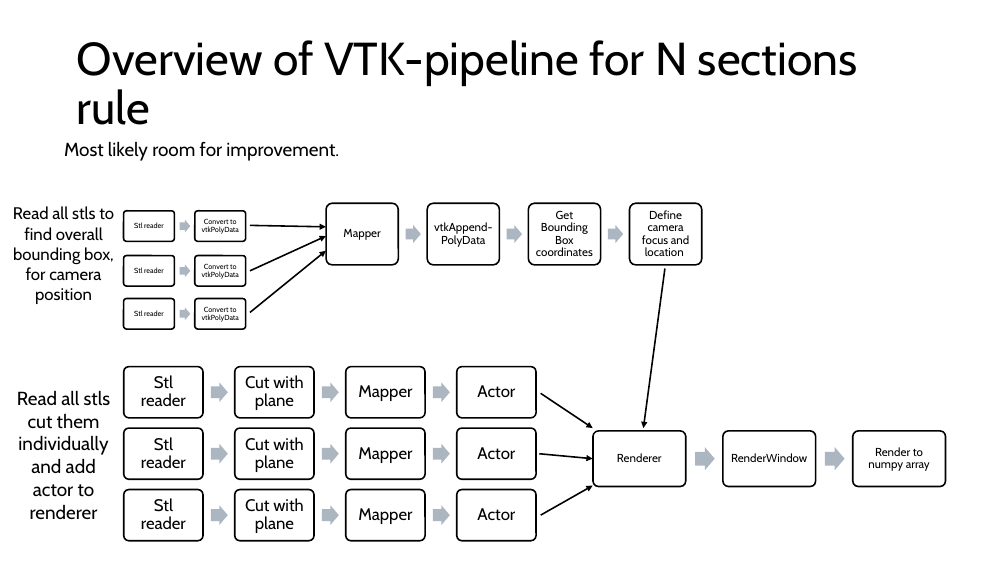
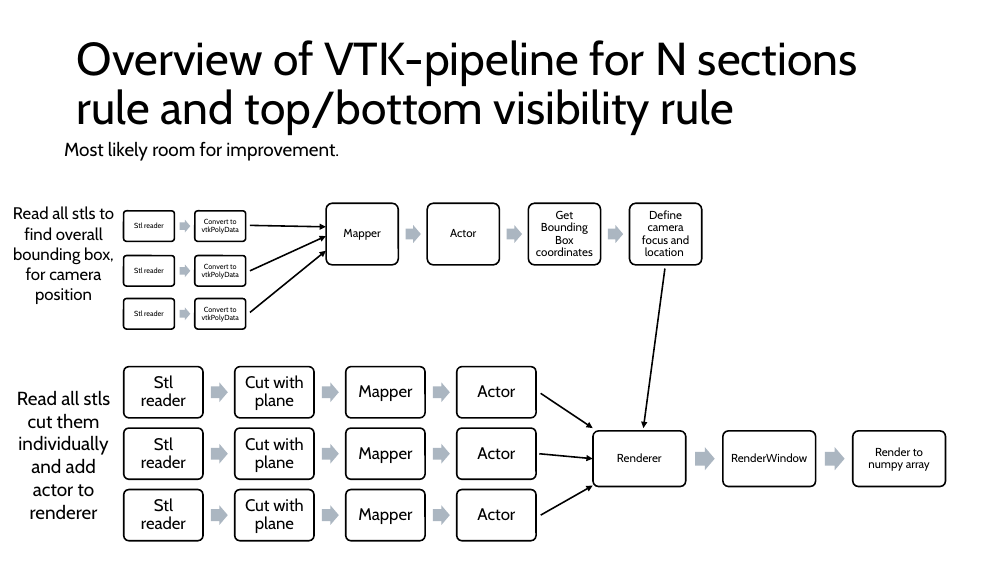
Before and after one commit to KoldskaalEng/autoScrutineer, a slide deck: slide 15 of introduction Auto-scrutineer.pptx (slide 14 before the commit). Drawn at 1008x567 pixels with LibreOffice and Linux fonts; fonts in the diff are those of the drawing. Boxes give left, top, right and bottom in pixels: in the first picture for what was removed or moved away, otherwise in the second. Text is boxed around its words. In the diff, an @@ line names an element or a change of style, - is before the commit and + after.

Commit message:
Version 0.9 of 2025 rules
added v0.9 of the 2025 MVRC-rules. Fixed the Z-fighting problem. added top/bottom visibility rule. added boundingbox-size rule. Other minor improvemtens.

```diff
--- a/introduction Auto-scrutineer.pptx
+++ b/introduction Auto-scrutineer.pptx
@@ title at [77, 40, 857, 135]: text changed @@
-Overview of VTK-pipeline for N sections rule
+Overview of VTK-pipeline for N sections rule and top/bottom visibility rule
@@ text at [450, 229, 476, 237]: text changed @@
-vtkAppend-PolyData
+Actor
```
Also in this commit, not shown: 11 other slides changed, 1 slide added, 42 other files.
